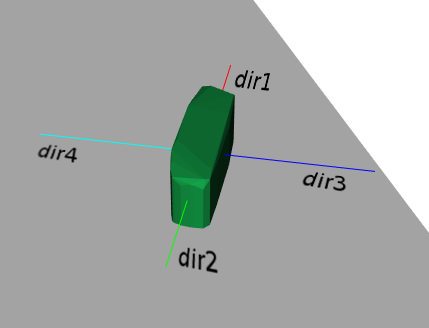
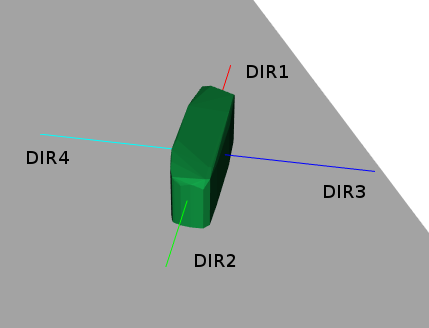
Layer changes from the first w=429, h=328 image to the second:
renamed "dir4" to "DIR4", painted on it over box(27, 144, 78, 164)
removed layer "dir3" over box(302, 171, 346, 192)
added layer "DIR3" above "DIR1" over box(324, 185, 365, 198)
renamed "dir1" to "DIR1", moved it above "DIR2", painted on it over box(234, 65, 288, 91)
renamed "dir2" to "DIR2", painted on it over box(178, 247, 236, 274)
